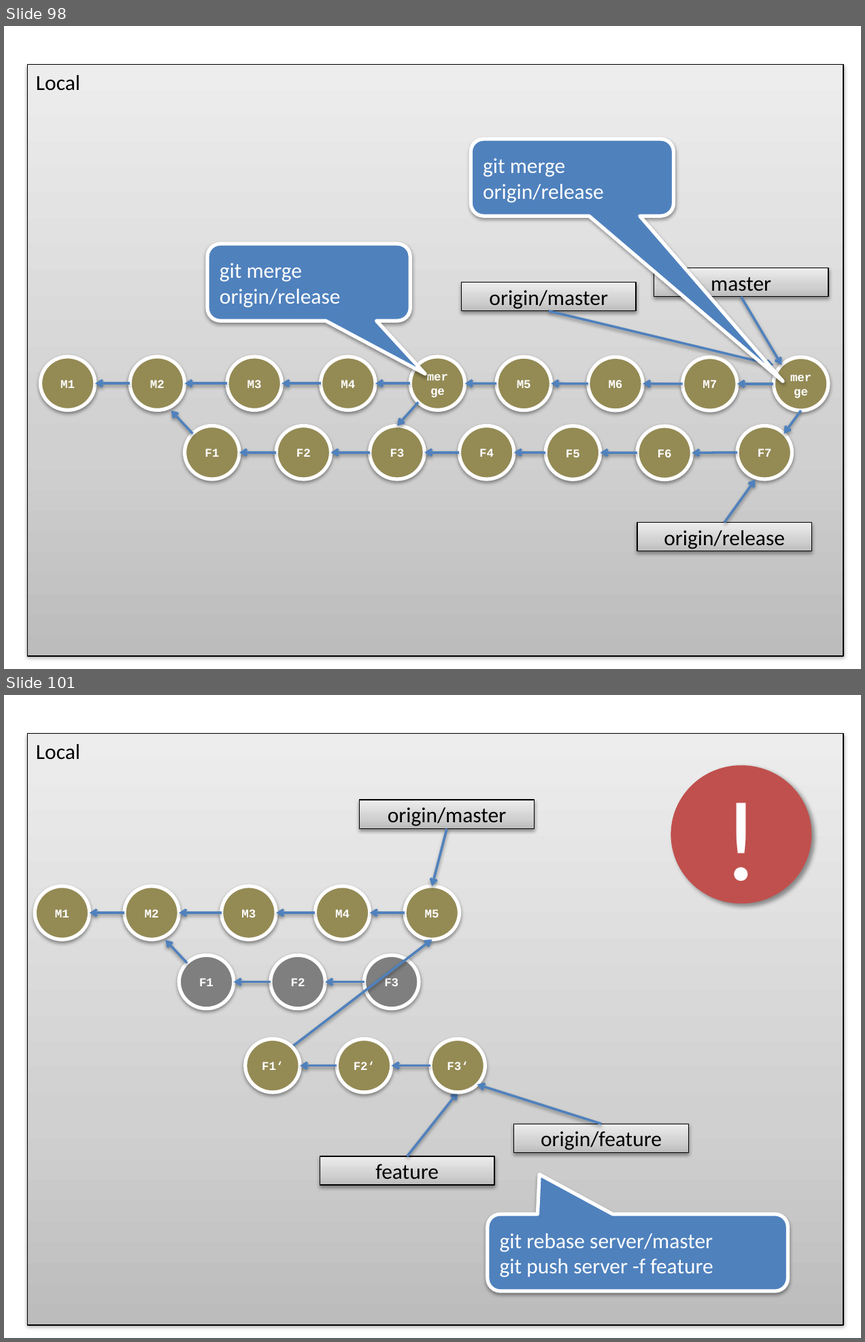
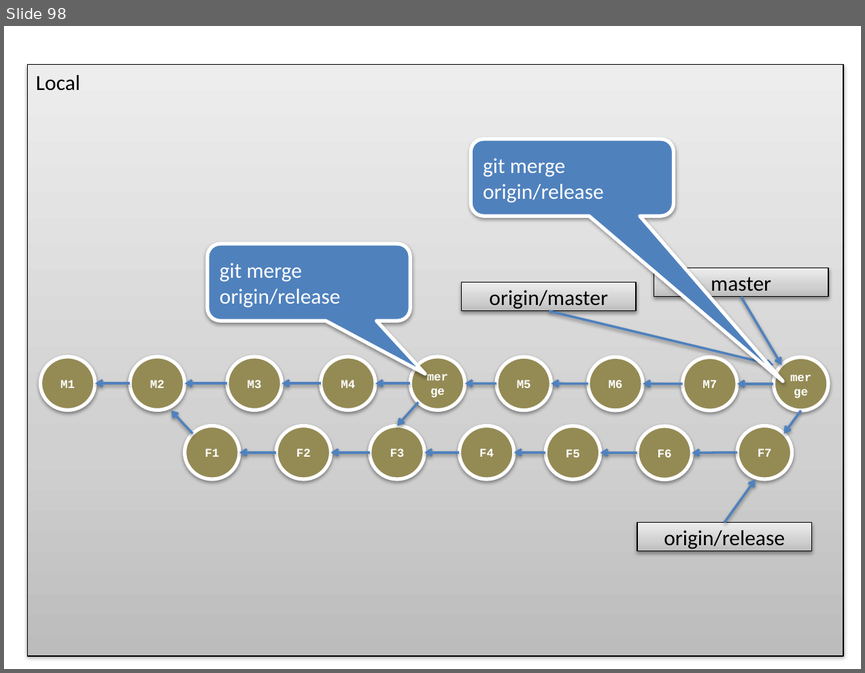
Before and after one commit to owidder/git-wks, a slide deck: git-wks.pptx. Shown one above the other, each under a label of ours: slides 98 and 101 before the commit, slide 98 after it; the slides between them are not shown. The pictures are 865x1342 and 865x673 pixels, drawn with LibreOffice and Linux fonts; fonts in the diff are those of the drawing. Boxes give left, top, right and bottom in pixels: in the first picture for what was removed or moved away, otherwise in the second. Text is boxed around its words. In the diff, an @@ line names an element or a change of style, - is before the commit and + after.

```diff
--- a/git-wks.pptx
+++ b/git-wks.pptx
@@ slide 101 removed at [4, 695, 861, 1338], background #FFFFFF; not listed: 1 template element that a slide beside it also shows @@
@@ ellipse removed at [670, 765, 811, 903] @@
-!
@@ rectangle removed at [360, 800, 534, 829] @@
-origin/master
@@ arrow removed from (447, 829) to (432, 886) @@
@@ ellipse removed at [35, 886, 90, 939] @@
-M1
@@ ellipse removed at [124, 886, 179, 939] @@
-M2
@@ ellipse removed at [222, 886, 277, 939] @@
-M3
@@ ellipse removed at [315, 886, 370, 939] @@
-M4
@@ ellipse removed at [404, 886, 459, 939] @@
-M5
@@ arrow removed from (124, 913) to (90, 913) @@
@@ arrow removed from (222, 913) to (179, 913) @@
@@ arrow removed from (315, 913) to (277, 913) @@
@@ arrow removed from (404, 913) to (370, 913) @@
@@ arrow removed from (292, 1047) to (432, 939) @@
@@ arrow removed from (188, 963) to (165, 940) @@
@@ ellipse removed at [179, 955, 234, 1008] @@
-F1
@@ ellipse removed at [271, 955, 325, 1008] @@
-F2
@@ ellipse removed at [364, 955, 419, 1008] @@
-F3
@@ arrow removed from (271, 982) to (234, 982) @@
@@ arrow removed from (364, 982) to (325, 982) @@
@@ ellipse removed at [245, 1038, 300, 1091] @@
-F1‘
@@ ellipse removed at [337, 1038, 392, 1091] @@
-F2‘
@@ ellipse removed at [430, 1038, 485, 1091] @@
-F3‘
@@ arrow removed from (337, 1065) to (300, 1065) @@
@@ arrow removed from (430, 1065) to (392, 1065) @@
@@ arrow removed from (407, 1156) to (458, 1091) @@
@@ arrow removed from (601, 1123) to (477, 1084) @@
@@ rectangle removed at [514, 1123, 689, 1153] @@
-origin/feature
@@ rectangle removed at [320, 1156, 495, 1185] @@
-feature
@@ rounded speech box removed at [487, 1215, 788, 1291] @@
-git rebase server/master
-git push server -f feature
```
Also in this commit, not shown: 34 other slides removed, 1 other file.
